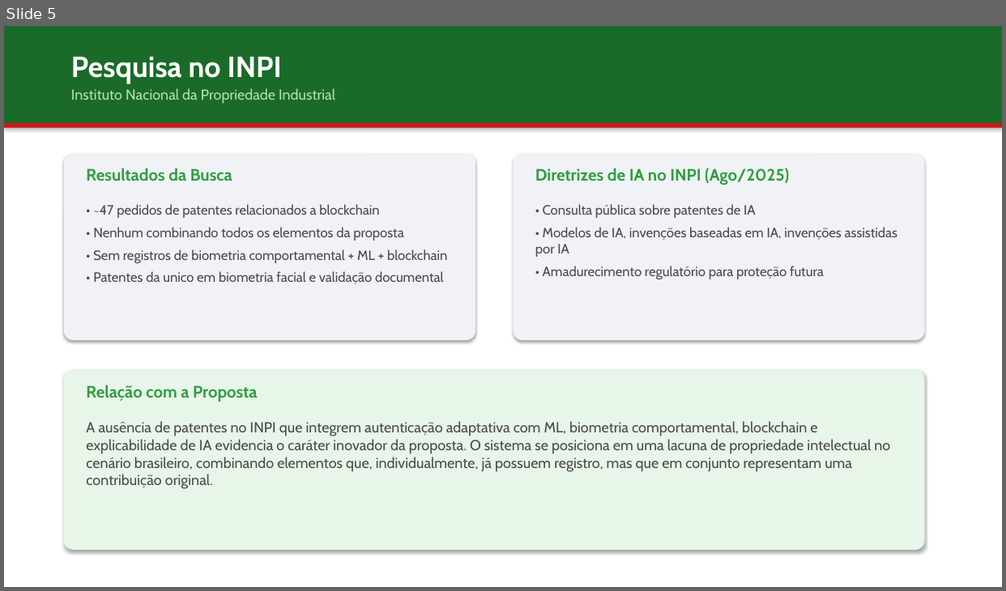
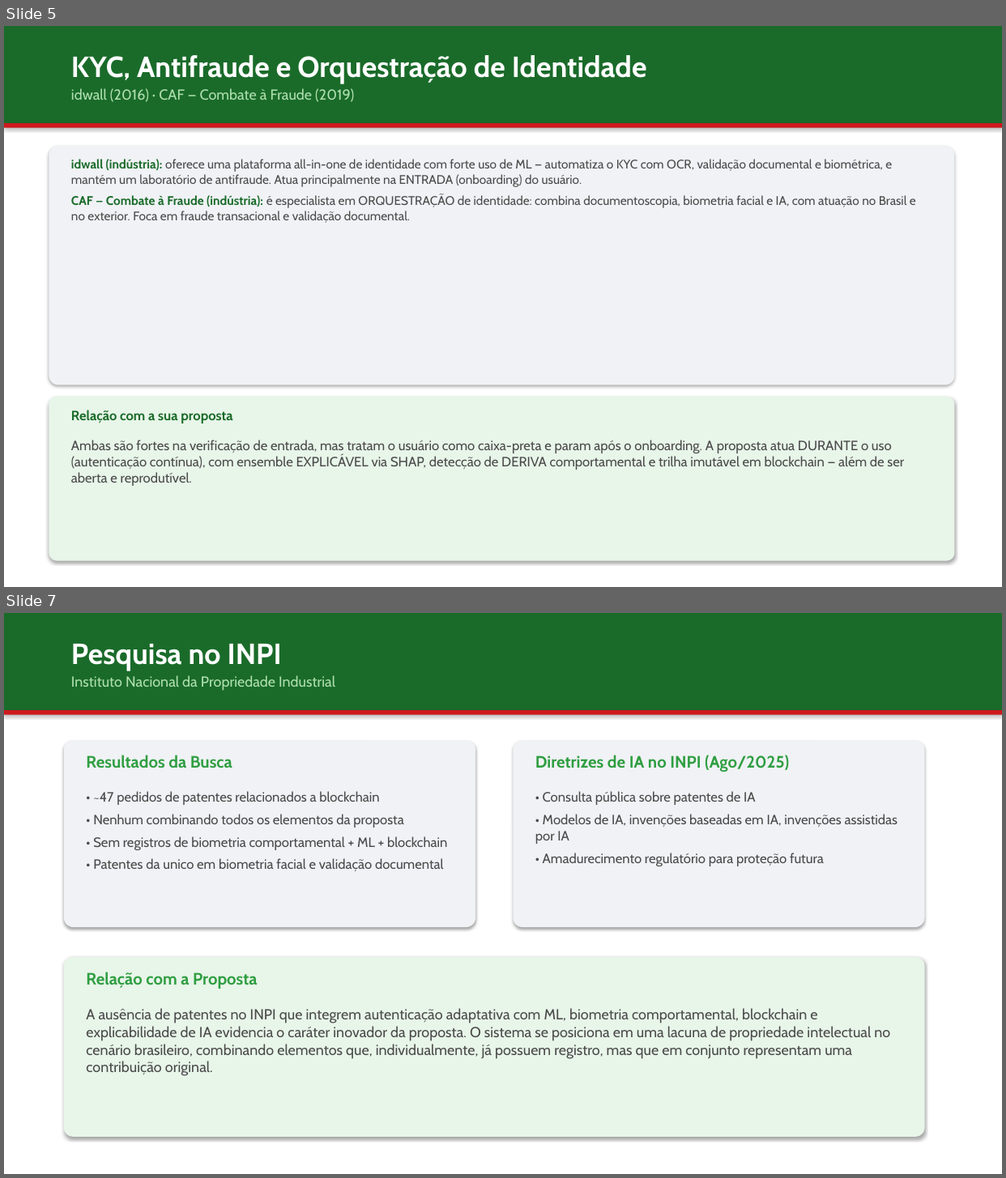
Before and after one commit to jgbcientista/gestao-autonomo, a slide deck: docs/trabalhos-relacionados.pptx. Shown one above the other, each under a label of ours: slide 5 before the commit, slides 5 and 7 after it; the slides between them are not shown. The pictures are 1006x591 and 1006x1178 pixels, drawn with LibreOffice and Linux fonts; fonts in the diff are those of the drawing. Boxes give left, top, right and bottom in pixels: in the first picture for what was removed or moved away, otherwise in the second. Text is boxed around its words. In the diff, an @@ line names an element or a change of style, - is before the commit and + after.

```diff
--- a/docs/trabalhos-relacionados.pptx
+++ b/docs/trabalhos-relacionados.pptx
@@ slide 5 added at (4, 26, 1002, 587), background #FFFFFF @@
@@ rectangle added at (4, 26, 1002, 123), fill #1A6B2A @@
@@ text added at (71, 55, 647, 84), 28 pt, text #FFFFFF, bold @@
+KYC, Antifraude e Orquestração de Identidade
@@ text added at (71, 88, 354, 102), 14 pt, text #B0E0B0 @@
+idwall (2016) · CAF — Combate à Fraude (2019)
@@ rectangle added at (4, 123, 1002, 128), fill #CD191E @@
@@ rounded rectangle added at (49, 146, 955, 386), fill #F0F2F5 @@
@@ text added at (71, 159, 916, 223), 12 pt, text #4A4A4A @@
+idwall (indústria): oferece uma plataforma all-in-one de identidade com forte uso de ML — automatiza o KYC com OCR, validação documental e biométrica, e mantém um laboratório de antifraude. Atua principalmente na ENTRADA (onboarding) do usuário.
+CAF — Combate à Fraude (indústria): é especialista em ORQUESTRAÇÃO de identidade: combina documentoscopia, biometria facial e IA, com atuação no Brasil e no exterior. Foca em fraude transacional e validação documental.
@@ rounded rectangle added at (49, 396, 955, 561), fill #E8F5E9 @@
@@ text added at (71, 410, 232, 424), 13 pt, text #1A6B2A, bold @@
+Relação com a sua proposta
@@ text added at (71, 440, 904, 486), 13 pt, text #4A4A4A @@
+Ambas são fortes na verificação de entrada, mas tratam o usuário como caixa-preta e param após o onboarding. A proposta atua DURANTE o uso (autenticação contínua), com ensemble EXPLICÁVEL via SHAP, detecção de DERIVA comportamental e trilha imutável em blockchain — além de ser aberta e reprodutível.
@@ what was slide 5 is now slide 7 @@
```
Also in this commit, not shown: 5 slides changed, 3 other slides added, 7 slides removed.
